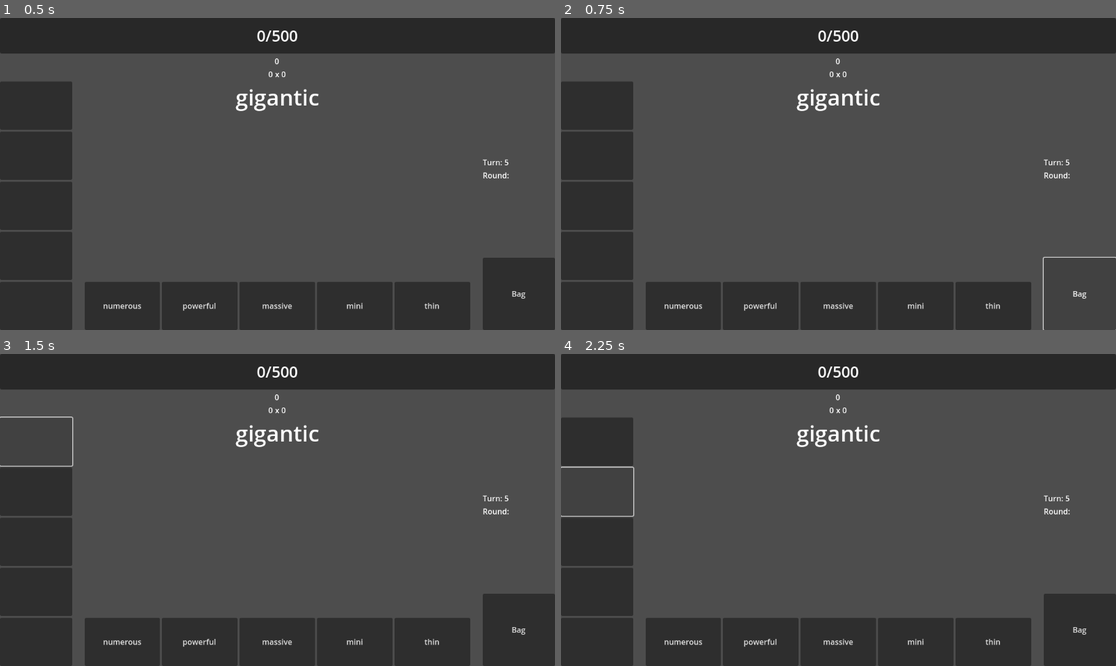
Above: before the commit, frames 1-4 (two rows, left to right).
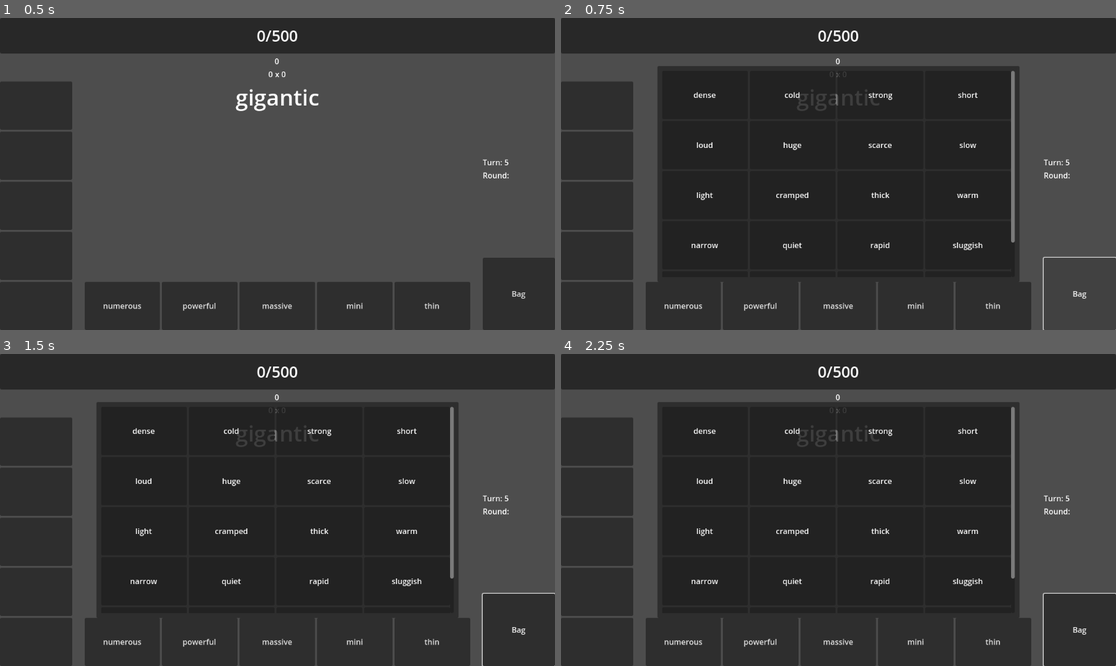
Above: after the commit, the same moments.

Repository: BMinh166/english-game-learning
Game: Godot game, scene res://scenes/Main.tscn
Two runs of this game, one before a commit and one after it. Both use one fixed random seed, a clock stepped at 60 frames per second and the inputs below.
Inputs (mouse positions are in pixels of both pictures, inside the frame that each line leads up to):
- Up to frame 1 (0.5 s): no input
- Up to frame 2 (0.75 s): click "Bag" at 0.5 s
- Up to frame 3 (1.5 s): click (38, 441) at 1.27 s
- Up to frame 4 (2.25 s): click (599, 491) at 2.02 s

Frame 1 is identical in both runs. In frame 2, 45% of the frame differs, in the area x 17-83%, y 15-85%; in frame 3, 45%, in the area x 0-100%, y 15-100%; in frame 4, 45%.

Commit message:
Add Card, Bag scene

Diff:
--- /dev/null
+++ b/scenes/BagPopup.tscn
@@ -0,0 +1,50 @@
+[gd_scene load_steps=2 format=3 uid="uid://3iqxf7auxrl8"]
+
+[ext_resource type="Script" uid="uid://wp4ew6783ukk" path="res://scripts/BagPopup.gd" id="1_fa5xg"]
+
+[node name="Control" type="Control"]
+layout_mode = 3
+anchors_preset = 15
+anchor_right = 1.0
+anchor_bottom = 1.0
+grow_horizontal = 2
+grow_vertical = 2
+size_flags_vertical = 3
+script = ExtResource("1_fa5xg")
+
+[node name="MarginContainer" type="MarginContainer" parent="."]
+layout_mode = 1
+anchors_preset = 15
+anchor_right = 1.0
+anchor_bottom = 1.0
+grow_horizontal = 2
+grow_vertical = 2
+theme_override_constants/margin_left = 200
+theme_override_constants/margin_top = 100
+theme_override_constants/margin_right = 200
+theme_override_constants/margin_bottom = 100
+
+[node name="Panel" type="Panel" parent="MarginContainer"]
+layout_mode = 2
+
+[node name="MarginContainer" type="MarginContainer" parent="MarginContainer/Panel"]
+layout_mode = 1
+anchors_preset = 15
+anchor_right = 1.0
+anchor_bottom = 1.0
+grow_horizontal = 2
+grow_vertical = 2
+theme_override_constants/margin_left = 10
+theme_override_constants/margin_top = 10
+theme_override_constants/margin_right = 10
+theme_override_constants/margin_bottom = 10
+
+[node name="ScrollContainer" type="ScrollContainer" parent="MarginContainer/Panel/MarginContainer"]
+layout_mode = 2
+horizontal_scroll_mode = 0
+
+[node name="BagContainer" type="GridContainer" parent="MarginContainer/Panel/MarginContainer/ScrollContainer"]
+layout_mode = 2
+size_flags_horizontal = 3
+size_flags_vertical = 3
+columns = 4
--- /dev/null
+++ b/scenes/Card.tscn
@@ -0,0 +1,42 @@
+[gd_scene load_steps=2 format=3 uid="uid://b2sv6hi7qb0tj"]
+
+[ext_resource type="Script" uid="uid://lroyb64c4k0i" path="res://scripts/Card.gd" id="1_yiag5"]
+
+[node name="Control" type="Control"]
+custom_minimum_size = Vector2(150, 100)
+layout_mode = 3
+anchors_preset = 0
+offset_right = 150.0
+offset_bottom = 100.0
+size_flags_horizontal = 3
+script = ExtResource("1_yiag5")
+
+[node name="Panel" type="Panel" parent="."]
+layout_mode = 1
+anchors_preset = 15
+anchor_right = 1.0
+anchor_bottom = 1.0
+grow_horizontal = 2
+grow_vertical = 2
+
+[node name="MarginContainer" type="MarginContainer" parent="Panel"]
+layout_mode = 1
+anchors_preset = 15
+anchor_right = 1.0
+anchor_bottom = 1.0
+grow_horizontal = 2
+grow_vertical = 2
+theme_override_constants/margin_left = 10
+theme_override_constants/margin_top = 10
+theme_override_constants/margin_right = 10
+theme_override_constants/margin_bottom = 10
+
+[node name="VBoxContainer" type="VBoxContainer" parent="Panel/MarginContainer"]
+layout_mode = 2
+
+[node name="Label" type="Label" parent="Panel/MarginContainer/VBoxContainer"]
+layout_mode = 2
+size_flags_vertical = 6
+text = "Word"
+horizontal_alignment = 1
+vertical_alignment = 1
--- a/scenes/Main.tscn
+++ b/scenes/Main.tscn
@@ -175,3 +175,5 @@
 custom_minimum_size = Vector2(0, 150)
 layout_mode = 2
 text = "Bag"
+
+[connection signal="pressed" from="Control/Main/Body/VBoxContainer/BagButton" to="." method="_on_bag_button_pressed"]
--- /dev/null
+++ b/scripts/BagPopup.gd
@@ -0,0 +1,16 @@
+extends Control
+
+@onready var grid = $MarginContainer/Panel/MarginContainer/ScrollContainer/BagContainer
+
+var card_scene = preload("res://scenes/Card.tscn")
+
+func setup(cards):
+	show_cards(cards)
+func show_cards(cards):
+	for c in grid.get_children():
+		c.queue_free()
+
+	for card_data in cards:
+		var card = card_scene.instantiate()
+		grid.add_child(card)
+		card.setup(card_data)
--- /dev/null
+++ b/scripts/Card.gd
@@ -0,0 +1,9 @@
+extends Control
+
+@onready var label = $Panel/MarginContainer/VBoxContainer/Label
+
+var data
+
+func setup(card_data):
+	data = card_data
+	label.text = card_data.text
--- a/scripts/Game.gd
+++ b/scripts/Game.gd
@@ -13,6 +13,7 @@
 var word_db
 var relation
 var score_system
+var bag_popup_scene = preload("res://scenes//BagPopup.tscn")
 
 var result_score = 0
 var point = 0
@@ -54,7 +55,7 @@
 	var hand_size = min(5, pool.size())
 	hand = pool.slice(0, hand_size)
 
-	var bag_size = min(10, pool.size() - hand_size)
+	var bag_size = min(20, pool.size() - hand_size)
 	bag = pool.slice(hand_size, hand_size + bag_size)
 
 	#print("Current:", current_word.text)
@@ -146,3 +147,10 @@
 	# start lại game
 	start_game()
 	update_ui()
+
+
+
+func _on_bag_button_pressed() -> void:
+	var popup = bag_popup_scene.instantiate()
+	add_child(popup)
+	popup.setup(bag)
Not shown, added: scripts/BagPopup.gd.uid
Not shown, added: scripts/Card.gd.uid
